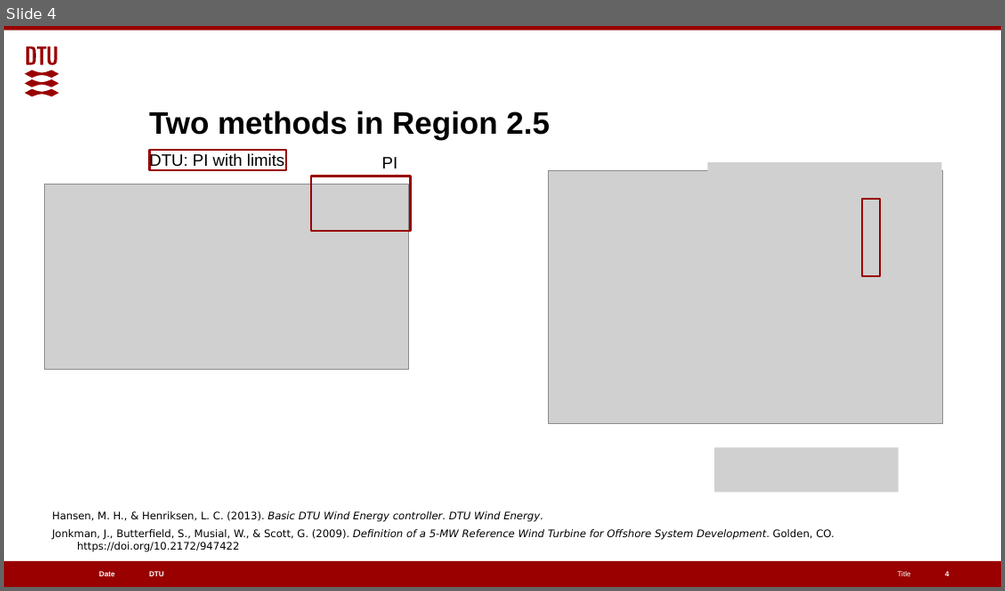
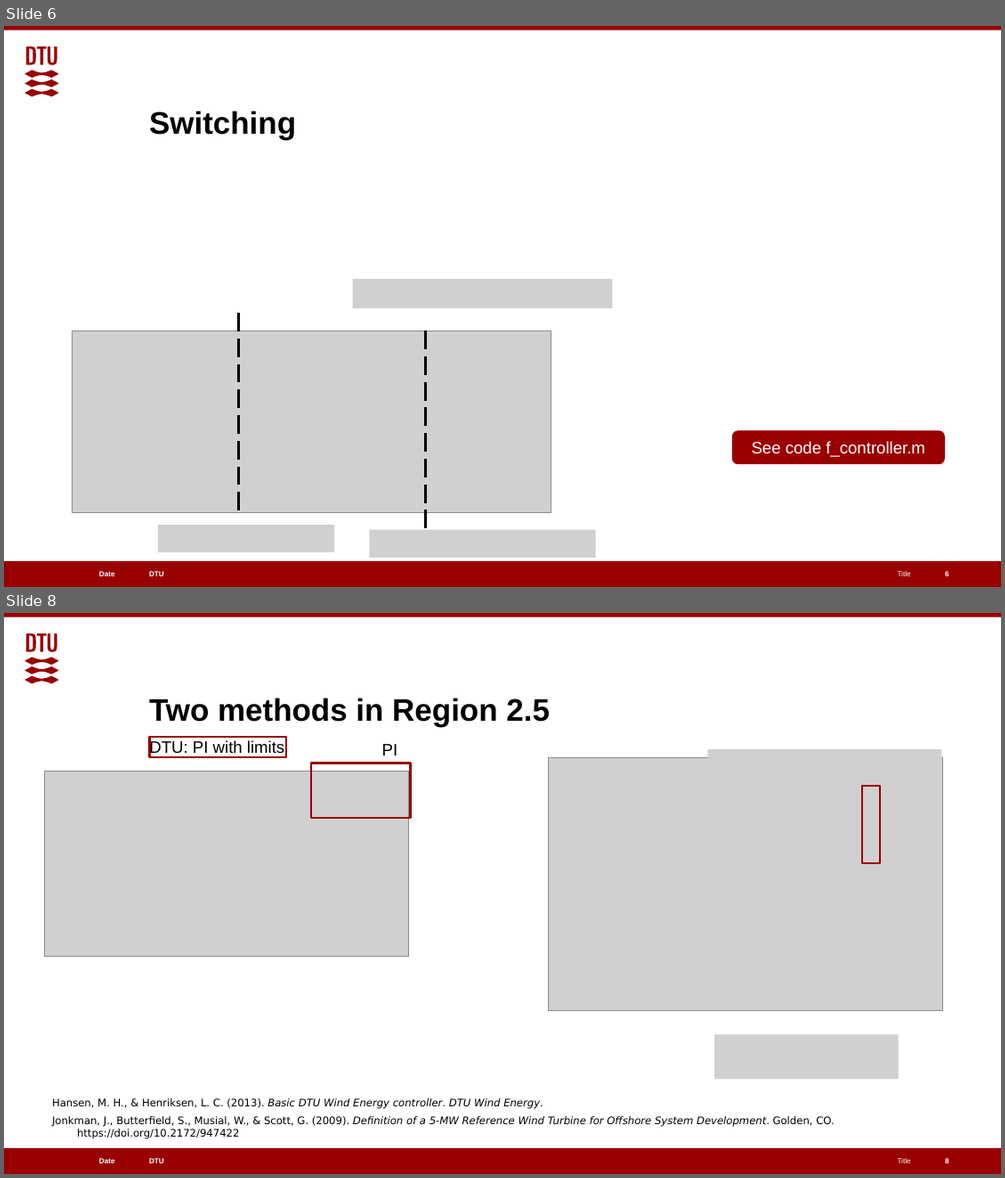
Before and after one commit to alanliowh/Control_Online_Course, a slide deck: teaching materials/Day 3/Day3_Part1.pptx. Shown one above the other, each under a label of ours: slide 4 before the commit, slides 6 and 8 after it; the slides between them are not shown. The pictures are 1005x591 and 1005x1178 pixels, drawn with LibreOffice and Linux fonts; fonts in the diff are those of the drawing; grey boxes stand for pictures. Boxes give left, top, right and bottom in pixels: in the first picture for what was removed or moved away, otherwise in the second. Text is boxed around its words. In the diff, an @@ line names an element or a change of style, - is before the commit and + after.

```diff
--- a/teaching materials/Day 3/Day3_Part1.pptx
+++ b/teaching materials/Day 3/Day3_Part1.pptx
@@ slide 6 added at (x1=4, y1=26, x2=1001, y2=587), background #FFFFFF; not listed: 6 template elements that a slide beside it also shows @@
@@ title added at (x1=149, y1=111, x2=296, y2=140), 30 pt, text #000000, bold @@
+Switching
@@ picture added at (x1=353, y1=279, x2=612, y2=308) @@
@@ group added at (x1=73, y1=313, x2=596, y2=557): 4 pictures, 2 lines @@
@@ rounded rectangle added at (x1=732, y1=431, x2=944, y2=464), fill #990000, outline #990000 0.75 pt, 16 pt, text #FFFFFF @@
+See code f_controller.m
@@ page number added at (x1=945, y1=571, x2=949, y2=576), 7 pt, text #FFFFFF, bold @@
+6
@@ what was slide 4 is now slide 8 @@
```
Also in this commit, not shown: 1 slide changed, 25 other slides added, 2 slides removed, 19 other files.
